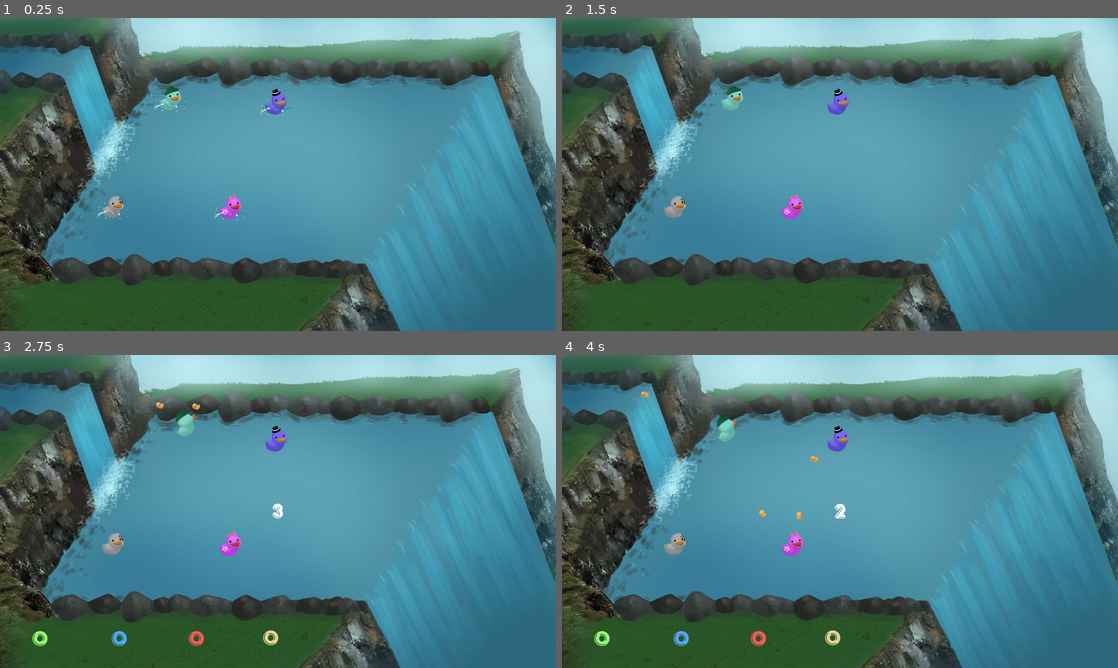
Above: before the commit, frames 1-4 (two rows, left to right).
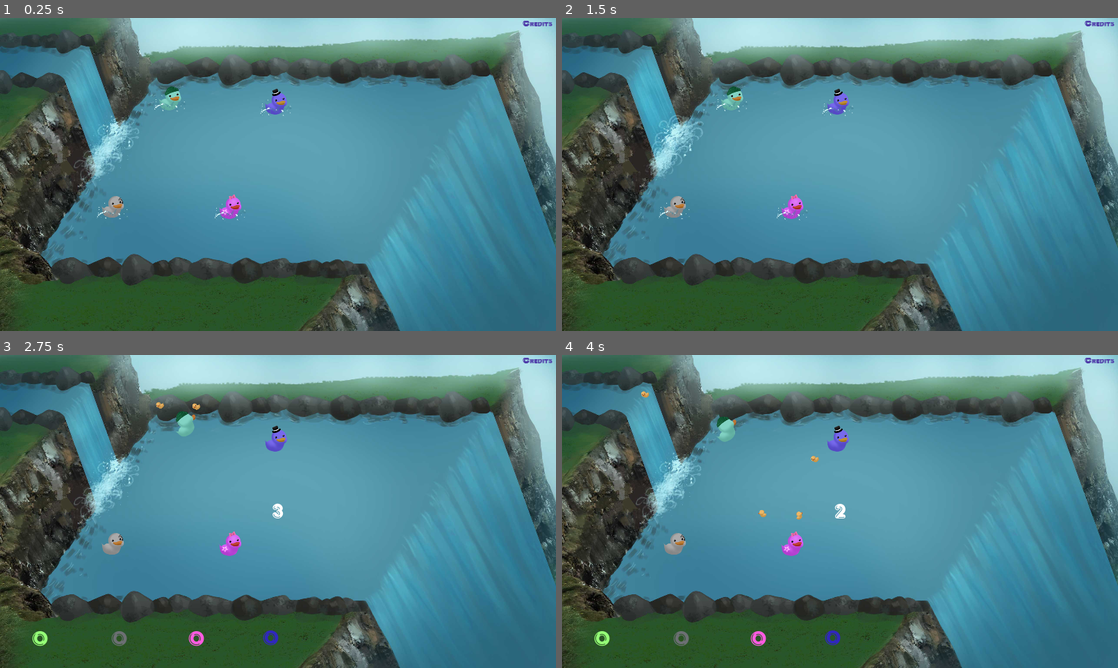
Above: after the commit, the same moments.

Repository: TeamAwesomeTOJam/ducks
Game: Godot game, scene res://Game.tscn
Two runs of this game, one before a commit and one after it. Both use one fixed random seed, a clock stepped at 60 frames per second and the inputs below.
Inputs (mouse positions are in pixels of both pictures, inside the frame that each line leads up to):
- Up to frame 1 (0.25 s): no input
- Up to frame 2 (1.5 s): click (1101, 24) at 0.5 s, where only the run after the commit has a clickable "Credits"; click (1029, 315) at 1.25 s, where only the run after the commit has a clickable "Return To Game"
- Up to frame 3 (2.75 s): tap Enter (p0duck) at 2, 2.1 s; hold Up (ui_up) from 2.03 s (still down)
- Up to frame 4 (4 s): release Up (ui_up) at 2.78 s; tap Enter (p0duck) at 2.85, 3.6 s; hold Up (ui_up) from 3.53 s (still down)

The runs differ from the first frame. In frame 1, 0.9% of the frame differs, in the area x 13-100%, y 0-83%; in frame 2, 0.7%; in frame 3, 1.1%, in the area x 13-100%, y 0-94%; in frame 4, 1.1%.

Commit message:
add credits

Diff:
--- a/Credits.gd
+++ b/Credits.gd
@@ -14,7 +14,7 @@
 
     timer += delta
 
-    self.offset.y += delta * -300
+    $ScrollingCredits.offset.y += delta * -300
 
 func return_to_game():
     get_tree().change_scene("res://Game.tscn")
@@ -22,8 +22,8 @@
 func _ready():
     timer = 0
     line = 0
-    $ScrollingCredits.align=Label.ALIGN_CENTER
-    $ScrollingCredits.text = """
+    $ScrollingCredits.get_node('Label').align=Label.ALIGN_CENTER
+    $ScrollingCredits.get_node('Label').text = """
 
 
 
@@ -330,3 +330,7 @@
     55
 
     """
+
+
+func _on_Button_pressed():
+    return_to_game()
--- a/Credits.tscn
+++ b/Credits.tscn
@@ -11,7 +11,15 @@
 font_data = ExtResource( 2 )
 _sections_unfolded = [ "Font", "Settings" ]
 
-[node name="Credits" type="CanvasLayer"]
+[sub_resource type="DynamicFont" id=2]
+
+size = 120
+use_mipmaps = false
+use_filter = false
+font_data = ExtResource( 2 )
+_sections_unfolded = [ "Font", "Settings" ]
+
+[node name="Credits" type="CanvasLayer" index="0"]
 
 layer = 1
 offset = Vector2( 0, 0 )
@@ -20,7 +28,15 @@
 transform = Transform2D( 1, 0, 0, 1, 0, 0 )
 script = ExtResource( 1 )
 
-[node name="ScrollingCredits" type="Label" parent="." index="0"]
+[node name="ScrollingCredits" type="CanvasLayer" parent="." index="0"]
+
+layer = 1
+offset = Vector2( 0, 0 )
+rotation = 0.0
+scale = Vector2( 1, 1 )
+transform = Transform2D( 1, 0, 0, 1, 0, 0 )
+
+[node name="Label" type="Label" parent="ScrollingCredits" index="0"]
 
 anchor_left = 0.0
 anchor_top = 0.0
@@ -39,4 +55,33 @@
 percent_visible = 1.0
 lines_skipped = 0
 max_lines_visible = -1
-_sections_unfolded = [ "Theme", "custom_fonts" ]
+_sections_unfolded = [ "Anchor", "Grow Direction", "Margin", "Rect", "Theme", "custom_fonts" ]
+
+[node name="Button" type="Button" parent="." index="1"]
+
+anchor_left = 0.0
+anchor_top = 0.0
+anchor_right = 0.0
+anchor_bottom = 0.0
+margin_left = 1740.0
+margin_top = 1310.0
+margin_right = 2544.0
+margin_bottom = 1434.0
+rect_pivot_offset = Vector2( 0, 0 )
+rect_clip_content = false
+focus_mode = 2
+mouse_filter = 0
+mouse_default_cursor_shape = 0
+size_flags_horizontal = 1
+size_flags_vertical = 1
+custom_fonts/font = SubResource( 2 )
+toggle_mode = false
+enabled_focus_mode = 2
+shortcut = null
+group = null
+text = "Return To Game"
+flat = false
+align = 1
+_sections_unfolded = [ "custom_fonts" ]
+
+[connection signal="pressed" from="Button" to="." method="_on_Button_pressed"]
--- a/Game.gd
+++ b/Game.gd
@@ -92,11 +92,6 @@
     update_time(delta)
     update_hud()
 
-    for i in range(0, 3):
-        var credits_pressed = Input.is_joy_button_pressed(i, JOY_START) and Input.is_joy_button_pressed(i, JOY_SELECT)
-        if credits_pressed:
-            go_to_credits()
-
     # TODO: REMOVE THIS AT SOME POINT, OR DON'T I'M NOT THE BOSS OF YOU.
     if state == STATE.idle && Input.is_action_pressed('ui_up'):
         pre_game()
@@ -124,3 +119,7 @@
 func _on_ScoringArea_body_entered(body):
     if(body.has_method('entered_score_zone')):
         body.entered_score_zone()
+
+
+func _on_Button_pressed():
+    go_to_credits()
--- a/Game.tscn
+++ b/Game.tscn
@@ -14,6 +14,7 @@
 [ext_resource path="res://Audio/Music/TA_Duck1.ogg" type="AudioStream" id=12]
 [ext_resource path="res://Terrain/Rock.tscn" type="PackedScene" id=13]
 [ext_resource path="res://Art/Background/teamawesome_duckpondfall_rock mask.png" type="Texture" id=14]
+[ext_resource path="res://frankfrt.ttf" type="DynamicFontData" id=15]
 
 [sub_resource type="SpriteFrames" id=1]
 
@@ -39,6 +40,14 @@
 custom_solver_bias = 0.0
 extents = Vector2( 100, 720 )
 
+[sub_resource type="DynamicFont" id=5]
+
+size = 45
+use_mipmaps = false
+use_filter = false
+font_data = ExtResource( 15 )
+_sections_unfolded = [ "Extra Spacing", "Font", "Settings" ]
+
 [node name="Game" type="Node"]
 
 script = ExtResource( 1 )
@@ -49,7 +58,6 @@
 
 frames = SubResource( 1 )
 animation = "loop"
-frame = 1
 playing = true
 offset = Vector2( 1280, 720 )
 _sections_unfolded = [ "Z Index" ]
@@ -82,6 +90,7 @@
 
 [node name="ScoringArea" type="Area2D" parent="." index="6"]
 
+editor/display_folded = true
 position = Vector2( 2560, 720 )
 input_pickable = true
 gravity_vec = Vector2( 0, 1 )
@@ -115,6 +124,7 @@
 
 [node name="Borders" type="StaticBody2D" parent="." index="9"]
 
+editor/display_folded = true
 input_pickable = false
 collision_layer = 1
 collision_mask = 1
@@ -259,4 +269,55 @@
 texture = ExtResource( 14 )
 _sections_unfolded = [ "Z Index" ]
 
+[node name="Button" type="Button" parent="." index="12"]
+
+anchor_left = 0.0
+anchor_top = 0.0
+anchor_right = 0.0
+anchor_bottom = 0.0
+margin_left = 2402.0
+margin_top = 5.0
+margin_right = 2553.0
+margin_bottom = 44.0
+rect_pivot_offset = Vector2( 0, 0 )
+rect_clip_content = false
+focus_mode = 2
+mouse_filter = 0
+mouse_default_cursor_shape = 0
+size_flags_horizontal = 1
+size_flags_vertical = 1
+toggle_mode = false
+enabled_focus_mode = 2
+shortcut = null
+group = null
+flat = true
+align = 1
+_sections_unfolded = [ "Visibility", "custom_colors", "custom_fonts" ]
+
+[node name="Label" type="Label" parent="Button" index="0"]
+
+anchor_left = 0.0
+anchor_top = 0.0
+anchor_right = 0.0
+anchor_bottom = 0.0
+margin_left = 5.0
+margin_top = 3.0
+margin_right = 160.0
+margin_bottom = 74.0
+rect_pivot_offset = Vector2( 0, 0 )
+rect_clip_content = false
+mouse_filter = 2
+mouse_default_cursor_shape = 0
+size_flags_horizontal = 1
+size_flags_vertical = 4
+custom_fonts/font = SubResource( 5 )
+custom_colors/font_color = Color( 0.311862, 0.238764, 0.664062, 1 )
+text = "Credits"
+percent_visible = 1.0
+lines_skipped = 0
+max_lines_visible = -1
+_sections_unfolded = [ "custom_colors", "custom_fonts" ]
+
 [connection signal="body_entered" from="ScoringArea" to="." method="_on_ScoringArea_body_entered"]
+
+[connection signal="pressed" from="Button" to="." method="_on_Button_pressed"]
--- a/HUD.tscn
+++ b/HUD.tscn
@@ -11,7 +11,7 @@
 font_data = ExtResource( 2 )
 _sections_unfolded = [ "Font", "Font/fallback", "Settings" ]
 
-[node name="HUD" type="CanvasLayer" index="0"]
+[node name="HUD" type="CanvasLayer"]
 
 layer = 1
 offset = Vector2( 0, 0 )
@@ -63,7 +63,7 @@
 size_flags_horizontal = 1
 size_flags_vertical = 4
 custom_fonts/font = SubResource( 1 )
-custom_colors/font_color = Color( 0.327957, 0.669229, 1, 1 )
+custom_colors/font_color = Color( 0.424274, 0.438925, 0.453125, 1 )
 text = "PLAYER2 SCORE"
 align = 1
 valign = 1
@@ -89,7 +89,7 @@
 size_flags_horizontal = 1
 size_flags_vertical = 4
 custom_fonts/font = SubResource( 1 )
-custom_colors/font_color = Color( 1, 0.357527, 0.357527, 1 )
+custom_colors/font_color = Color( 1, 0.357527, 0.884556, 1 )
 text = "PLAYER3 SCORE"
 align = 1
 valign = 1
@@ -115,7 +115,7 @@
 size_flags_horizontal = 1
 size_flags_vertical = 4
 custom_fonts/font = SubResource( 1 )
-custom_colors/font_color = Color( 0.90625, 0.837961, 0.57006, 1 )
+custom_colors/font_color = Color( 0.188728, 0.156484, 0.746094, 1 )
 text = "PLAYER4 SCORE"
 align = 1
 valign = 1
--- a/Player.tscn
+++ b/Player.tscn
@@ -113,7 +113,7 @@
 custom_solver_bias = 0.0
 radius = 34.2845
 
-[node name="Player" type="RigidBody2D" index="0"]
+[node name="Player" type="RigidBody2D"]
 
 input_pickable = false
 collision_layer = 1
Not shown: 1 places in Credits.tscn that only renumber resources
Not shown: 1 places in Game.tscn that only renumber resources
